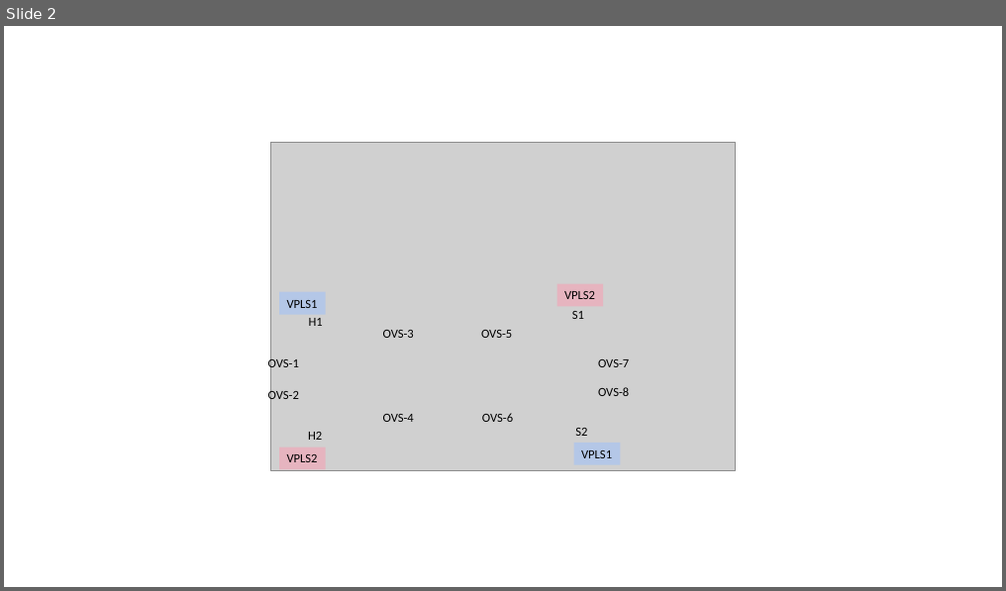
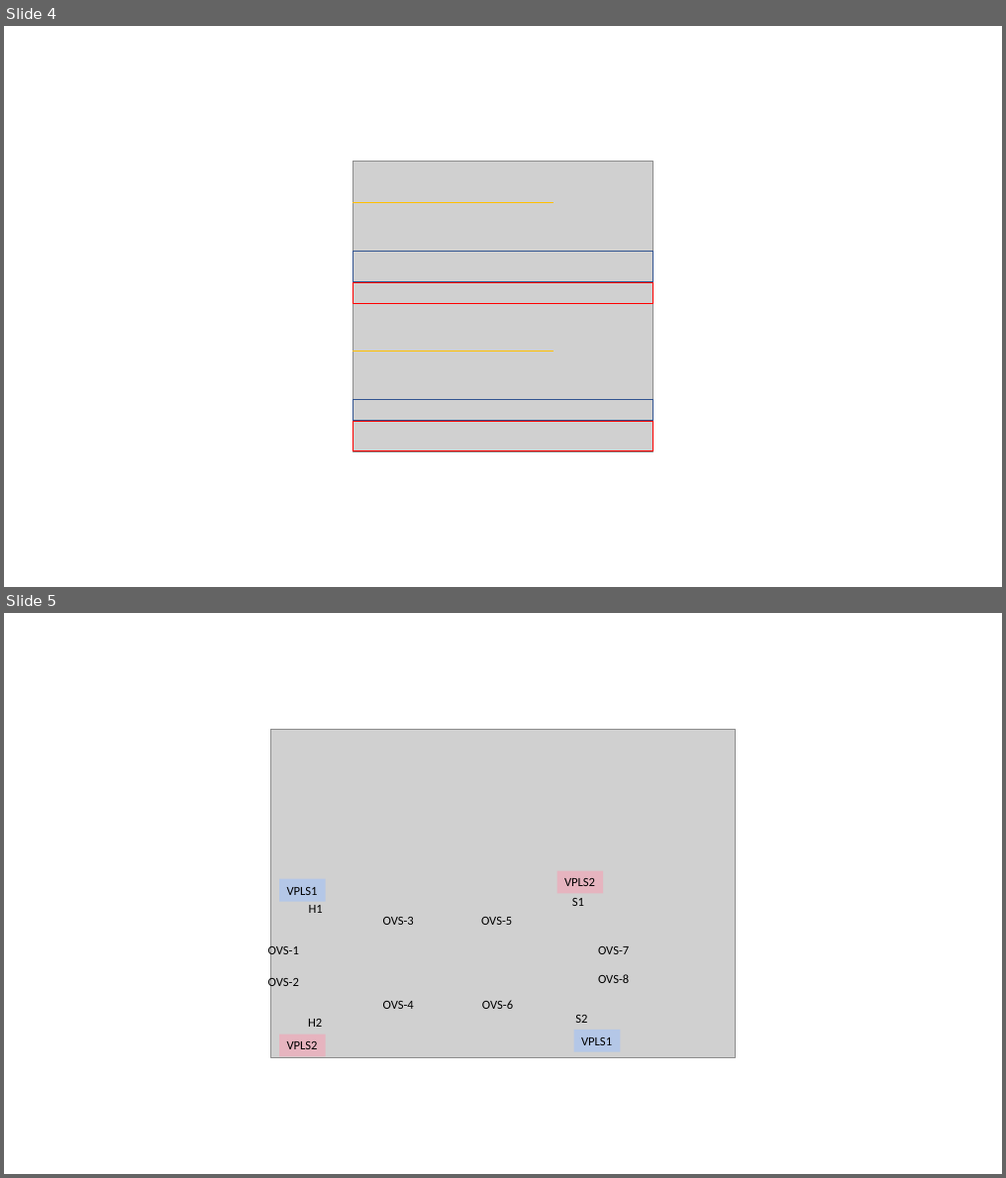
Before and after one commit to harshal-vaze/Software-Defined-Networking-with-ONOS, a slide deck: Content/Diagrams.pptx. Shown one above the other, each under a label of ours: slide 2 before the commit, slides 4 and 5 after it. The pictures are 1006x591 and 1006x1178 pixels, drawn with LibreOffice and Linux fonts; fonts in the diff are those of the drawing; grey boxes stand for pictures. Boxes give left, top, right and bottom in pixels: in the first picture for what was removed or moved away, otherwise in the second. Text is boxed around its words. In the diff, an @@ line names an element or a change of style, - is before the commit and + after.

```diff
--- a/Content/Diagrams.pptx
+++ b/Content/Diagrams.pptx
@@ slide 4 added at (4, 26, 1002, 587), background #FFFFFF @@
@@ picture added at (352, 162, 653, 452) @@
@@ line added from (352, 202) to (553, 202), #FFC000 1 pt @@
@@ rectangle added at (353, 252, 653, 281), outline #325491 1 pt @@
@@ rectangle added at (352, 282, 653, 304), outline #FF0000 1 pt @@
@@ line added from (352, 352) to (553, 352), #FFC000 1 pt @@
@@ rectangle added at (352, 400, 653, 421), outline #325491 1 pt @@
@@ rectangle added at (352, 422, 653, 452), outline #FF0000 1 pt @@
@@ what was slide 2 is now slide 5 @@
```
Also in this commit, not shown: 2 slides changed, 10 other slides added, 1 slide removed, 7 other files.
